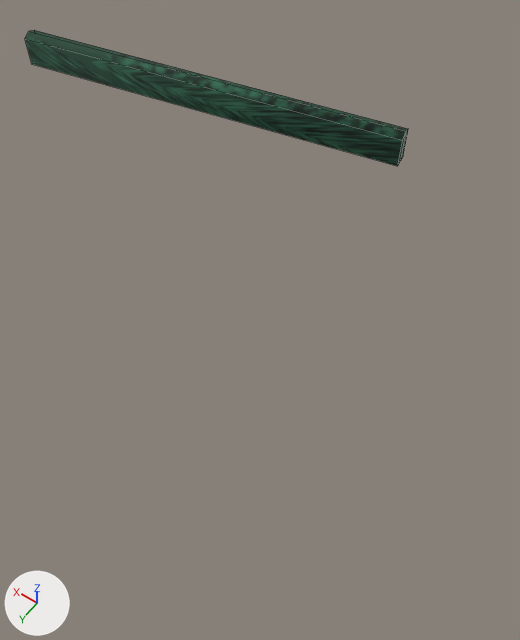
An edit to the FBX model BrackeysGameJam/Assets/_Main/Models/Walls/Ring4W7.fbx, drawn before and after from the same camera.
The view is the same before and after, from a 50 mm lens placed at (-131.9, 39.7, 52.8), pointed at (-105.9, 3.1, -4.6). Arrows for +X, +Y and +Z are at lower left; the lights stay in place. Mesh edges are drawn as thin lines. Where no turn or scale is listed for an object, it has been applied to the vertices.

Names of what the first picture shows: 'Ring4W7'.
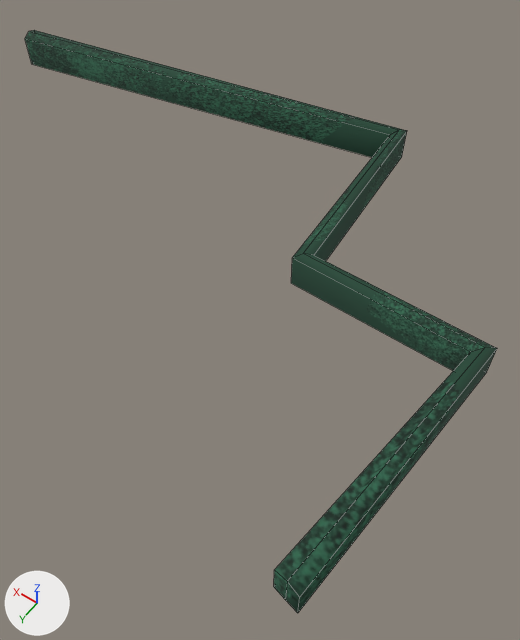
Changed parts and their boxes [x1, y1, x2, y2] in the pictures (520 x 640 px):
'Ring4W7', reshaped (23% wider, 326% taller)
    before: [25, 30, 408, 166]
    after: [25, 30, 497, 613]

The change in detail:
me_circle_057 is used by ob_ring4w7; location (0.0, 0.0, 0.0).
me_circle_057 had 12 vertices, 8 faces and spanned x -107.8..-59.5, y -22.6..-10.8, z 0.0..4.0.
me_circle_057 now has 29 vertices, 20 faces and spans x -127.5..-59.5, y -22.2..25.9, z 0.0..4.0.
Part 1, on me_circle_057:
4 vertices are removed from x -107.8..-107.4, y -22.6..-20.6, z 0.0..4.0.
6 faces are deleted.
2 vertices move from x -107.8..-107.4, y -22.6..-20.6, z 0.0..3.6 to x -107.4..-106.2, y -22.2..-20.5, z 0.0..3.6.
13 vertices are added at x -127.5..-106.2, y -21.4..25.9, z 0.0..4.0.
8 new vertices lie (0.0, 0.0, 3.6) away from vertices in x -127.5..-106.2, y -22.6..25.9, z 0.0.
18 new faces join them.
